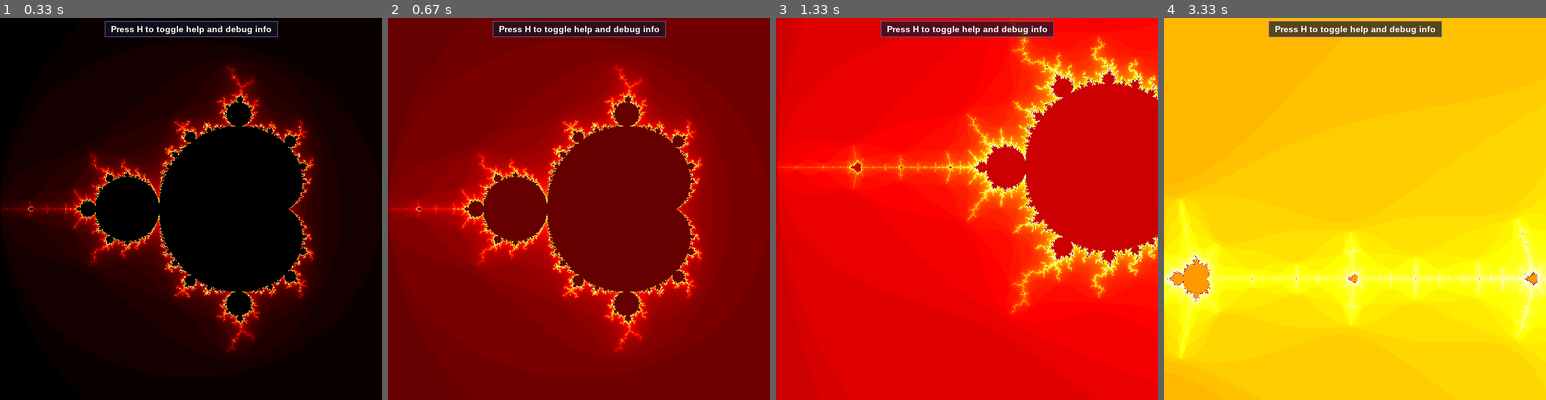
Above: before the commit, frames 1-4 (left to right).
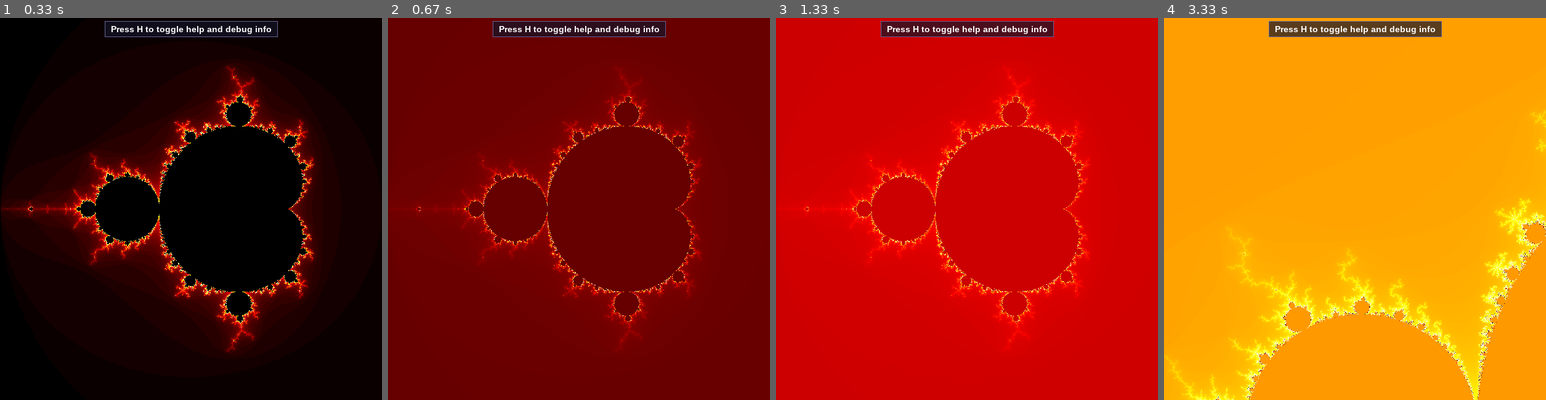
Above: after the commit, the same moments.

Repository: danadrianmirea/python-playground
Game: pygame game, started from mandelbrotViewer.py
Same seed, same stepped clock (60 frames per second), same inputs: the game is played once before the commit and once after it.
Inputs (mouse positions are in pixels of both pictures, inside the frame that each line leads up to):
- Up to frame 1 (0.33 s): no input
- Up to frame 2 (0.67 s): hold Q from 0.33 s (still down); hold Right from 0.33 s (still down); move the mouse to (563, 228) at 0.37 s
- Up to frame 3 (1.33 s): release Q at 0.8 s; release Right at 0.8 s; press the mouse at (848, 151) at 0.87 s; move the mouse to (848, 224) at 0.97 s; release the mouse at (848, 296) at 1.1 s; hold R from 1.27 s (still down); hold Right from 1.27 s (still down); move the mouse to (1024, 75) at 1.3 s
- Up to frame 4 (3.33 s): release R at 1.73 s; release Right at 1.73 s; hold N 1.77-2.23 s; hold Right 1.77-2.23 s; hold X 2.27-2.88 s; hold Right 2.27-2.88 s; move the mouse to (1217, 197) at 2.3 s; press the mouse at (1236, 151) at 2.95 s; move the mouse to (1290, 147) at 3.05 s; release the mouse at (1343, 144) at 3.18 s

Frame 1 is identical in both runs. In frame 2, 20% of the frame differs, in the area x 0-85%, y 11-89%; in frame 3, 50%; in frame 4, 93%, in the area x 0-100%, y 0-100%.

Commit message:
mandelbrot: add numba support for better performance

Diff:
--- a/mandelbrotViewer.py
+++ b/mandelbrotViewer.py
@@ -4,6 +4,16 @@
 import sys
 import traceback
 
+# Add Numba import for JIT compilation
+try:
+    import numba
+    from numba import jit, prange
+    HAVE_NUMBA = True
+    print("Numba found - JIT compilation enabled for better performance")
+except ImportError:
+    HAVE_NUMBA = False
+    print("Numba not found - using standard Python (install Numba for better performance)")
+
 try:
     # Initialize Pygame
     pygame.init()
@@ -46,6 +56,14 @@
     y_min, y_max = -1.5, 1.5  # These values already maintain a square aspect ratio
     max_iter = 100
 
+    # High-quality rendering flag
+    high_quality_mode = False
+    high_quality_multiplier = 4  # 4x more iterations in high quality mode
+
+    # Debug modes
+    debug_coordinates = False    # Debug coordinate mappings
+    force_numpy = False          # Force NumPy implementation (disable Numba)
+
     # Store the current Mandelbrot set
     current_pixels = None
 
@@ -75,7 +93,85 @@
     # Store initial view as the first item in history
     zoom_history.append((x_min, x_max, y_min, y_max, max_iter))
 
+    # Define a Numba-optimized function for calculating mandelbrot escape times
+    if HAVE_NUMBA:
+        @jit(nopython=True, parallel=True, fastmath=True)
+        def mandelbrot_kernel(x, y, max_iter):
+            """Numba-optimized kernel for Mandelbrot calculation"""
+            height, width = len(y), len(x)
+            output = np.zeros((height, width), dtype=np.int32)
+
+            # Use prange for parallel computation across rows
+            for i in prange(height):
+                for j in range(width):
+                    # Get the complex point corresponding to this pixel
+                    # x is horizontal (left to right), y is vertical (top to bottom in screen coords)
+                    c = complex(x[j], y[i])
+                    z = 0.0j
+
+                    # Compute how quickly this point escapes
+                    for iteration in range(max_iter):
+                        z = z**2 + c
+                        if (z.real*z.real + z.imag*z.imag) >= 4.0:
+                            output[i, j] = iteration
+                            break
+                    else:
+                        output[i, j] = max_iter
+
+            return output
+
+        # Add a validation function to compare Numba vs NumPy outputs
+        def validate_mandelbrot_implementation(h=100, w=100, max_iter=50):
+            """Test function to ensure Numba and NumPy implementations produce identical results"""
+            print("Validating Mandelbrot implementation consistency...")
+
+            # Define a test region
+            test_x_min, test_x_max = -2.0, 1.0
+            test_y_min, test_y_max = -1.5, 1.5
+
+            # Set up the test arrays
+            x = np.linspace(test_x_min, test_x_max, w, dtype=np.float64)
+            y = np.linspace(test_y_max, test_y_min, h, dtype=np.float64)
+
+            # Calculate using Numba
+            numba_output = mandelbrot_kernel(x, y, max_iter)
+
+            # Calculate using NumPy
+            c = x[:, np.newaxis] + 1j * y
+            z = np.zeros_like(c, dtype=np.complex128)
+            mask = np.ones_like(c, dtype=bool)
+            numpy_output = np.zeros_like(c, dtype=int)
+
+            for i in range(max_iter):
+                z[mask] = z[mask]**2 + c[mask]
+                mask_new = abs(z) < 2
+                numpy_output[mask & ~mask_new] = i
+                mask = mask_new
+
+            # Compare the outputs
+            are_equal = np.array_equal(numba_output, numpy_output)
+
+            if are_equal:
+                print("✓ Implementations match! Numba acceleration is consistent with NumPy.")
+            else:
+                print("✗ Error: Implementations produce different results!")
+                # Find the locations of differences
+                diff_count = np.sum(numba_output != numpy_output)
+                print(f"Number of differing pixels: {diff_count} out of {h*w}")
+
+                # Show some examples of differences
+                diff_indices = np.where(numba_output != numpy_output)
+                if len(diff_indices[0]) > 0:
+                    for k in range(min(5, len(diff_indices[0]))):
+                        i, j = diff_indices[0][k], diff_indices[1][k]
+                        complex_val = complex(x[j], y[i])
+                        print(f"  Pixel ({i},{j}) at complex point {complex_val}:")
+                        print(f"    Numba: {numba_output[i,j]}, NumPy: {numpy_output[i,j]}")
+
+            return are_equal
+
     def mandelbrot(h, w, x_min, x_max, y_min, y_max, max_iter):
+        """Calculate the Mandelbrot set"""
         # Use float64 for better precision
         # Set up the x and y ranges with correct orientation
         # x increases from left to right: x_min at left, x_max at right
@@ -83,18 +179,28 @@
         x = np.linspace(x_min, x_max, w, dtype=np.float64)
         y = np.linspace(y_max, y_min, h, dtype=np.float64)  # Note: y inverted for screen coordinates
 
-        # Create complex array with float64 precision
-        c = x[:, np.newaxis] + 1j * y
-        z = np.zeros_like(c, dtype=np.complex128)
-        mask = np.ones_like(c, dtype=bool)
-        output = np.zeros_like(c, dtype=int)
-
-        # Optimize the calculation to reduce floating-point errors
-        for i in range(max_iter):
-            z[mask] = z[mask]**2 + c[mask]
-            mask_new = abs(z) < 2
-            output[mask & ~mask_new] = i
-            mask = mask_new
+        if HAVE_NUMBA and not force_numpy:
+            # Validate implementation consistency when debug is enabled
+            if globals().get('debug_coordinates') and not hasattr(globals(), '_validated'):
+                validate_mandelbrot_implementation()
+                globals()['_validated'] = True
+
+            # Use Numba-accelerated kernel
+            output = mandelbrot_kernel(x, y, max_iter)
+        else:
+            # Use the original NumPy implementation
+            # Create complex array with float64 precision
+            c = x[:, np.newaxis] + 1j * y
+            z = np.zeros_like(c, dtype=np.complex128)
+            mask = np.ones_like(c, dtype=bool)
+            output = np.zeros_like(c, dtype=int)
+
+            # Optimize the calculation to reduce floating-point errors
+            for i in range(max_iter):
+                z[mask] = z[mask]**2 + c[mask]
+                mask_new = abs(z) < 2
+                output[mask & ~mask_new] = i
+                mask = mask_new
 
         return output
 
@@ -114,6 +220,34 @@
             r, g, b = hsv_to_rgb(h, s, v)
             cmap[i] = [int(r * 255), int(g * 255), int(b * 255)]
         return cmap
+
+    # Define a Numba-optimized function for smooth coloring
+    if HAVE_NUMBA:
+        @jit(nopython=True, fastmath=True)
+        def apply_smooth_colormap(iterations, max_iter, cmap, mask, shift=0.0):
+            """Apply smooth colormap with Numba acceleration"""
+            height, width = iterations.shape
+            rgb_array = np.zeros((height, width, 3), dtype=np.uint8)
+
+            for i in range(height):
+                for j in range(width):
+                    if not mask[i, j]:  # Only process points outside the set
+                        # Normalize and apply logarithmic smoothing
+                        norm_value = iterations[i, j] / max_iter
+                        log_value = np.log(norm_value * 0.5 + 0.5) / np.log(1.5)
+
+                        # Apply shift
+                        shifted_value = (log_value + shift) % 1.0
+
+                        # Map to colormap index
+                        index = min(255, max(0, int(shifted_value * 255)))
+
+                        # Assign color
+                        rgb_array[i, j, 0] = cmap[index, 0]
+                        rgb_array[i, j, 1] = cmap[index, 1]
+                        rgb_array[i, j, 2] = cmap[index, 2]
+
+            return rgb_array
 
     def color_map(iterations, max_iter, mode=0, shift=0.0):
         """Map iteration counts to colors using different coloring schemes"""
@@ -156,19 +290,24 @@
             # Use the cached colormap
             cmap = color_lookup_cache[cache_key]
 
-            # Compute normalized values only for points outside the set
-            norm_values = np.zeros_like(iterations, dtype=np.float64)
-            norm_values[mask] = iterations[mask] / max_iter
-
-            # Apply logarithmic smoothing
-            norm_values[mask] = np.log(norm_values[mask] * 0.5 + 0.5) / np.log(1.5)
-
-            # Scale to 0-255 for lookup table index
-            indices = (norm_values[mask] * 255).astype(np.uint8)
-
-            # Use the lookup table to apply colors (vectorized)
-            mask_indices = np.where(mask)
-            rgb_array[mask_indices[0], mask_indices[1]] = cmap[indices]
+            if HAVE_NUMBA and mode == 0:
+                # Use Numba-accelerated coloring for the smooth colormap
+                rgb_array = apply_smooth_colormap(iterations, max_iter, cmap, in_set, shift)
+            else:
+                # Use the original implementation
+                # Compute normalized values only for points outside the set
+                norm_values = np.zeros_like(iterations, dtype=np.float64)
+                norm_values[mask] = iterations[mask] / max_iter
+
+                # Apply logarithmic smoothing
+                norm_values[mask] = np.log(norm_values[mask] * 0.5 + 0.5) / np.log(1.5)
+
+                # Scale to 0-255 for lookup table index
+                indices = (norm_values[mask] * 255).astype(np.uint8)
+
+                # Use the lookup table to apply colors (vectorized)
+                mask_indices = np.where(mask)
+                rgb_array[mask_indices[0], mask_indices[1]] = cmap[indices]
 
         elif mode == 1:  # Classic rainbow palette using sine waves
             # Direct RGB calculation for rainbow palette
@@ -551,6 +690,10 @@
             "C: Change color mode",
             "Left/Right: Shift colors",
             "I/D: Increase/Decrease iterations",
+            "Q: Toggle high quality mode",
+            "X: Toggle debug mode",
+            "N: Toggle Numba/NumPy",
+            "R: Reset view",
             "P: Print current settings",
             "Backspace: Zoom out",
             "H: Toggle help panels",
@@ -569,13 +712,28 @@
         # Get the name of the current color palette
         color_names = ['Smooth', 'Rainbow', 'Fire', 'Electric Blue', 'Twilight', 'Grayscale', 'Neon', 'Deep Ocean', 'Vintage']
 
+        # Add high quality indicator to iteration count
+        quality_text = "HQ" if high_quality_mode else "Standard"
+        hq_iterations = max_iter * high_quality_multiplier if high_quality_mode else max_iter
+
+        # Debug mode indicator
+        debug_text = "Debug ON" if debug_coordinates else "Debug OFF"
+
+        # Implementation indicator
+        if HAVE_NUMBA:
+            impl_text = "NumPy" if force_numpy else "Numba"
+        else:
+            impl_text = "NumPy (Numba not available)"
+
         settings_texts = [
             "Current Settings:",
             f"Center: ({x_center:.6f}, {y_center:.6f})",
             f"Width: {width:.6f}",
             f"Zoom: {zoom_level:.2f}x",
-            f"Iterations: {max_iter}",
+            f"Iterations: {hq_iterations} ({quality_text})",
             f"Color: {color_names[color_mode]} (Shift: {color_shift:.1f})",
+            f"Debug: {debug_text}",
+            f"Implementation: {impl_text}",
             f"Resolution: {WIDTH}x{HEIGHT}"
         ]
 
@@ -639,10 +797,14 @@
     def draw_mandelbrot():
         global current_pixels, colored_pixels, base_surface
         if current_pixels is None:
-            current_pixels = mandelbrot(HEIGHT, WIDTH, x_min, x_max, y_min, y_max, max_iter)
+            # Calculate the effective iterations based on quality mode
+            effective_iter = max_iter * high_quality_multiplier if high_quality_mode else max_iter
+            current_pixels = mandelbrot(HEIGHT, WIDTH, x_min, x_max, y_min, y_max, effective_iter)
 
         # Always recalculate the colored pixels to reflect current color_mode and color_shift
-        colored_pixels = color_map(current_pixels, max_iter, color_mode, color_shift)
+        # Use the effective iterations for coloring
+        effective_iter = max_iter * high_quality_multiplier if high_quality_mode else max_iter
+        colored_pixels = color_map(current_pixels, effective_iter, color_mode, color_shift)
 
         # Create and save the base surface for later use
         # Ensure the surface is in the correct format for pygame
@@ -661,9 +823,29 @@
 
     def update_mandelbrot():
         global current_pixels, colored_pixels, base_surface
-        current_pixels = mandelbrot(HEIGHT, WIDTH, x_min, x_max, y_min, y_max, max_iter)
-        colored_pixels = color_map(current_pixels, max_iter, color_mode, color_shift)
+        # Calculate the effective iterations based on quality mode
+        effective_iter = max_iter * high_quality_multiplier if high_quality_mode else max_iter
+        current_pixels = mandelbrot(HEIGHT, WIDTH, x_min, x_max, y_min, y_max, effective_iter)
+        colored_pixels = color_map(current_pixels, effective_iter, color_mode, color_shift)
         draw_mandelbrot()
+
+    def toggle_quality_mode():
+        """Toggle between standard and high quality rendering"""
+        global high_quality_mode, current_pixels
+        high_quality_mode = not high_quality_mode
+
+        # Force recalculation with new quality setting
+        current_pixels = None
+
+        # Update status in console
+        if high_quality_mode:
+            effective_iter = max_iter * high_quality_multiplier
+            print(f"High quality mode enabled: {effective_iter} iterations")
+        else:
+            print(f"Standard quality mode: {max_iter} iterations")
+
+        # Update the display
+        update_mandelbrot()
 
     def zoom_out():
         """Revert to the previous view from history"""
@@ -680,7 +862,9 @@
             update_mandelbrot()
 
             # Print current coordinates for debugging
+            effective_iter = max_iter * high_quality_multiplier if high_quality_mode else max_iter
             print(f"Zoomed out to: x_min={x_min}, x_max={x_max}, y_min={y_min}, y_max={y_max}")
+            print(f"Using {effective_iter} iterations ({max_iter} base)")
         else:
             print("No more zoom history available")
 
@@ -727,8 +911,18 @@
         # - x from 0 to WIDTH maps to x_min to x_max
         # - y from 0 to HEIGHT maps to y_max to y_min (inverted)
 
+        # Linear mapping from screen to complex plane
         complex_center_x = x_min + (x_max - x_min) * center_x / WIDTH
         complex_center_y = y_max - (y_max - y_min) * center_y / HEIGHT
+
+        # Print debugging information to verify mappings
+        if hasattr(globals(), 'debug_coordinates') and globals().get('debug_coordinates'):
+            print(f"Screen point: ({center_x}, {center_y}) -> Complex point: ({complex_center_x}, {complex_center_y})")
+            # Screen corners mapping
+            top_left_complex = (x_min, y_max)
+            bottom_right_complex = (x_max, y_min)
+            print(f"Screen bounds: (0,0) -> ({WIDTH},{HEIGHT})")
+            print(f"Complex bounds: {top_left_complex} -> {bottom_right_complex}")
 
         # Calculate the width in the complex plane corresponding to zoom_length
         complex_width = (x_max - x_min) * zoom_length / WIDTH
@@ -876,6 +1070,21 @@
         complex_width = zoom_area["complex_width"]
         new_x_min, new_x_max, new_y_min, new_y_max = zoom_area["new_bounds"]
 
+        # Debug information about the zoom
+        if debug_coordinates:
+            print(f"ZOOM DEBUG INFO:")
+            print(f"  Screen selection: {start_pos} to {current_pos}")
+            print(f"  Current bounds: x=[{x_min:.6f}, {x_max:.6f}], y=[{y_min:.6f}, {y_max:.6f}]")
+            print(f"  New bounds: x=[{new_x_min:.6f}, {new_x_max:.6f}], y=[{new_y_min:.6f}, {new_y_max:.6f}]")
+            print(f"  Complex center: ({complex_center_x:.6f}, {complex_center_y:.6f})")
+            print(f"  Width in complex plane: {complex_width:.6f}")
+
+            # Verify width calculations
+            rect_width = abs(new_x_max - new_x_min)
+            rect_height = abs(new_y_max - new_y_min)
+            aspect_ratio = rect_width / rect_height
+            print(f"  Rect dimensions: {rect_width:.6f} x {rect_height:.6f}, aspect ratio: {aspect_ratio:.6f}")
+
         # Save current view to history
         zoom_history.append((x_min, x_max, y_min, y_max, max_iter))
 
@@ -884,9 +1093,10 @@
             zoom_history.pop(0)
 
         # Log what we're about to do
+        effective_iter = max_iter * high_quality_multiplier if high_quality_mode else max_iter
         print(f"Zooming to center: ({complex_center_x:.6f}, {complex_center_y:.6f})")
         print(f"New bounds: x=[{new_x_min:.6f}, {new_x_max:.6f}], y=[{new_y_min:.6f}, {new_y_max:.6f}]")
-        print(f"Zoom factor: {zoom_factor:.2f}x")
+        print(f"Zoom factor: {zoom_factor:.2f}x, using {effective_iter} iterations")
 
         # Apply the new bounds directly
         x_min, x_max = new_x_min, new_x_max
@@ -895,6 +1105,43 @@
         # Reset current pixels to force recalculation
         current_pixels = None
         update_mandelbrot()
+
+    def toggle_numpy_mode():
+        """Toggle between NumPy and Numba implementations"""
+        global force_numpy, current_pixels
+
+        # Only toggle if Numba is available
+        if HAVE_NUMBA:
+            force_numpy = not force_numpy
+            current_pixels = None  # Force recalculation
+
+            # Update status in console
+            if force_numpy:
+                print("Using NumPy implementation (Numba disabled)")
+            else:
+                print("Using Numba implementation for acceleration")
+
+            # Update the display
+            update_mandelbrot()
+        else:
+            print("Numba not available, using NumPy implementation only")
+
+    def reset_view():
+        """Reset to initial view"""
+        global x_min, x_max, y_min, y_max, max_iter, current_pixels
+
+        # Reset to initial parameters
+        x_min, x_max = -2, 1
+        y_min, y_max = -1.5, 1.5
+        max_iter = 100
+
+        # Force recalculation
+        current_pixels = None
+
+        # Update the display
+        update_mandelbrot()
+
+        print("View reset to initial state")
 
     # Print a message indicating successful initialization
     print("Mandelbrot Viewer successfully initialized...")
@@ -993,6 +1240,19 @@
                 # Add escape key to exit
                 elif event.key == pygame.K_ESCAPE:
                     running = False
+                elif event.key == pygame.K_q:
+                    # Toggle quality mode
+                    toggle_quality_mode()
+                elif event.key == pygame.K_x:
+                    # Toggle debug mode
+                    globals()['debug_coordinates'] = not debug_coordinates
+                    draw_mandelbrot()
+                elif event.key == pygame.K_n:
+                    # Toggle NumPy mode
+                    toggle_numpy_mode()
+                elif event.key == pygame.K_r:
+                    # Reset view
+                    reset_view()
 
         # Limit the frame rate
         clock.tick(30)
